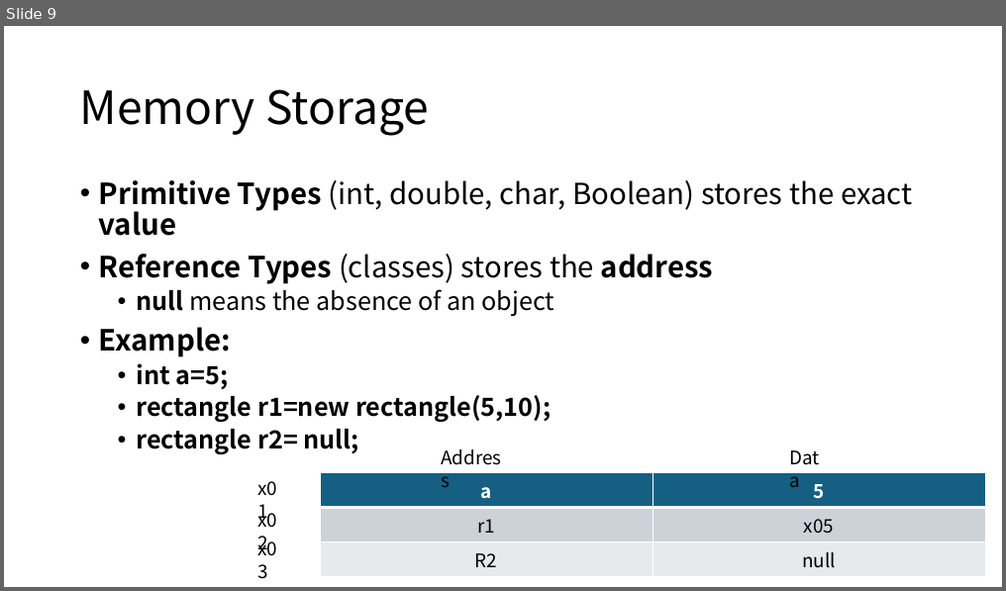
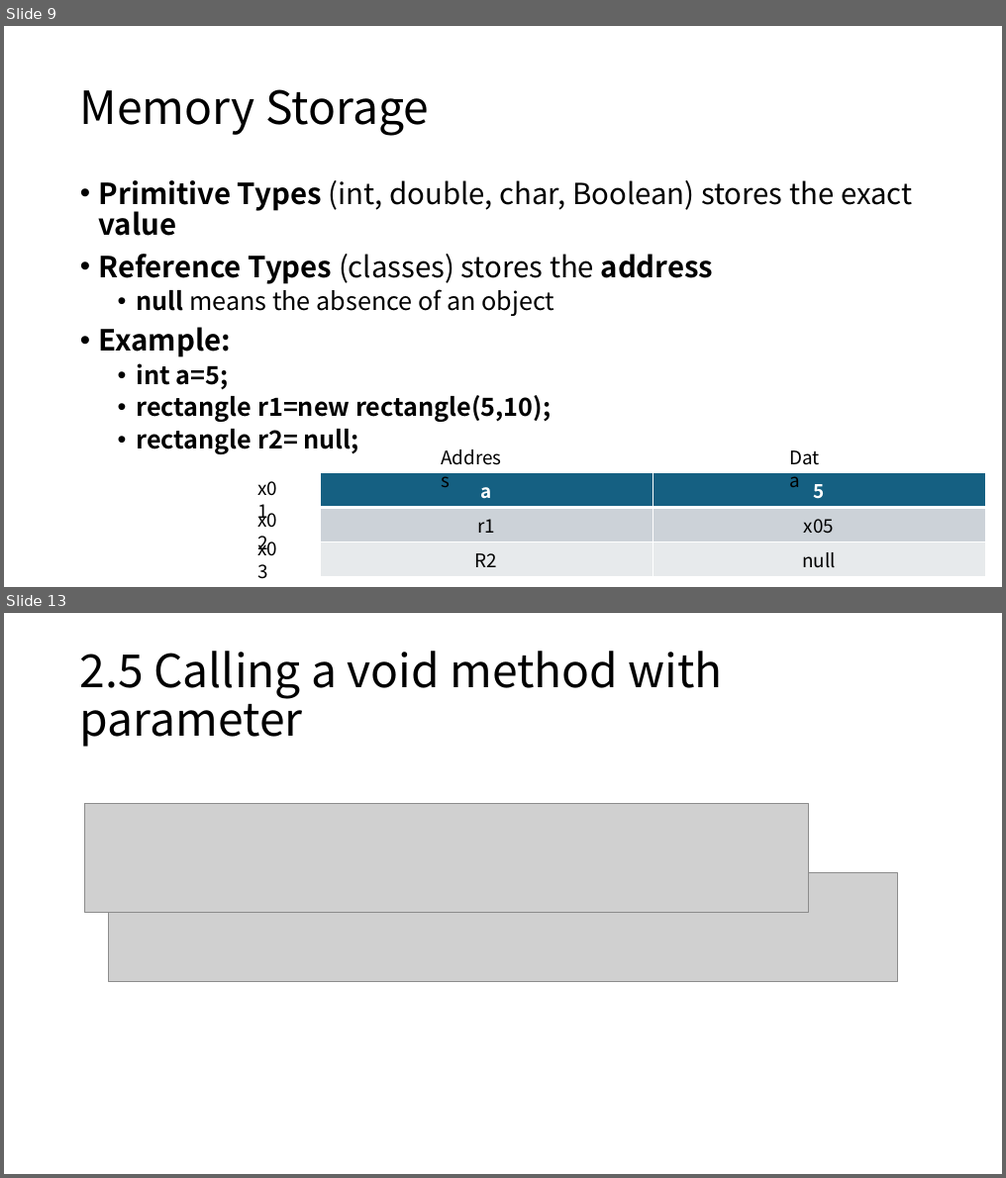
Before and after one commit to siw028/siwen.github.io, a slide deck: files/APCSA/Unit2.pptx. Shown one above the other, each under a label of ours: slide 9 before the commit, slides 9 and 13 after it; the slides between them are not shown. The pictures are 1006x591 and 1006x1178 pixels, drawn with LibreOffice and Linux fonts; fonts in the diff are those of the drawing; grey boxes stand for pictures. Boxes give left, top, right and bottom in pixels: in the first picture for what was removed or moved away, otherwise in the second. Text is boxed around its words. In the diff, an @@ line names an element or a change of style, - is before the commit and + after.

```diff
--- a/files/APCSA/Unit2.pptx
+++ b/files/APCSA/Unit2.pptx
@@ slide 13 added at bbox=[4, 613, 1002, 1174], background #FFFFFF @@
@@ title added at bbox=[80, 651, 723, 747], 44 pt, text #000000 @@
+2.5 Calling a void method with parameter
@@ picture added at bbox=[85, 804, 809, 912] @@
@@ picture added at bbox=[109, 873, 898, 982] @@
```
Also in this commit, not shown: 24 other slides added.
